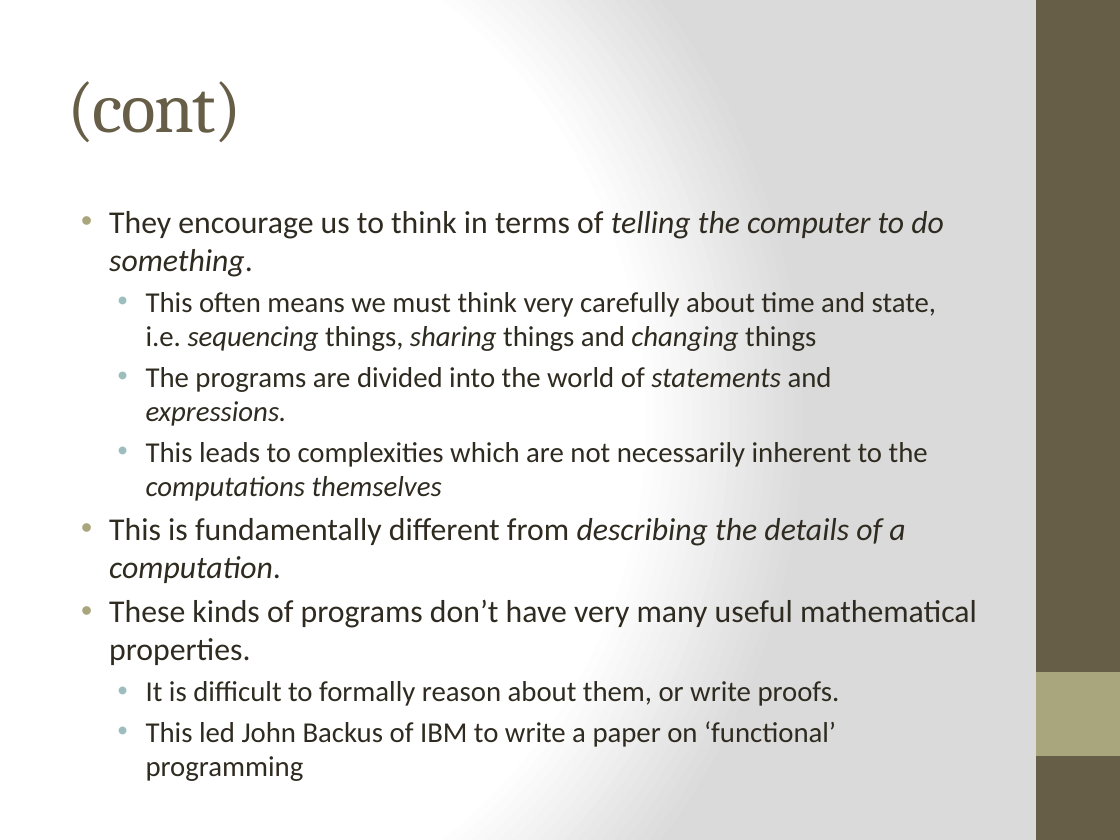
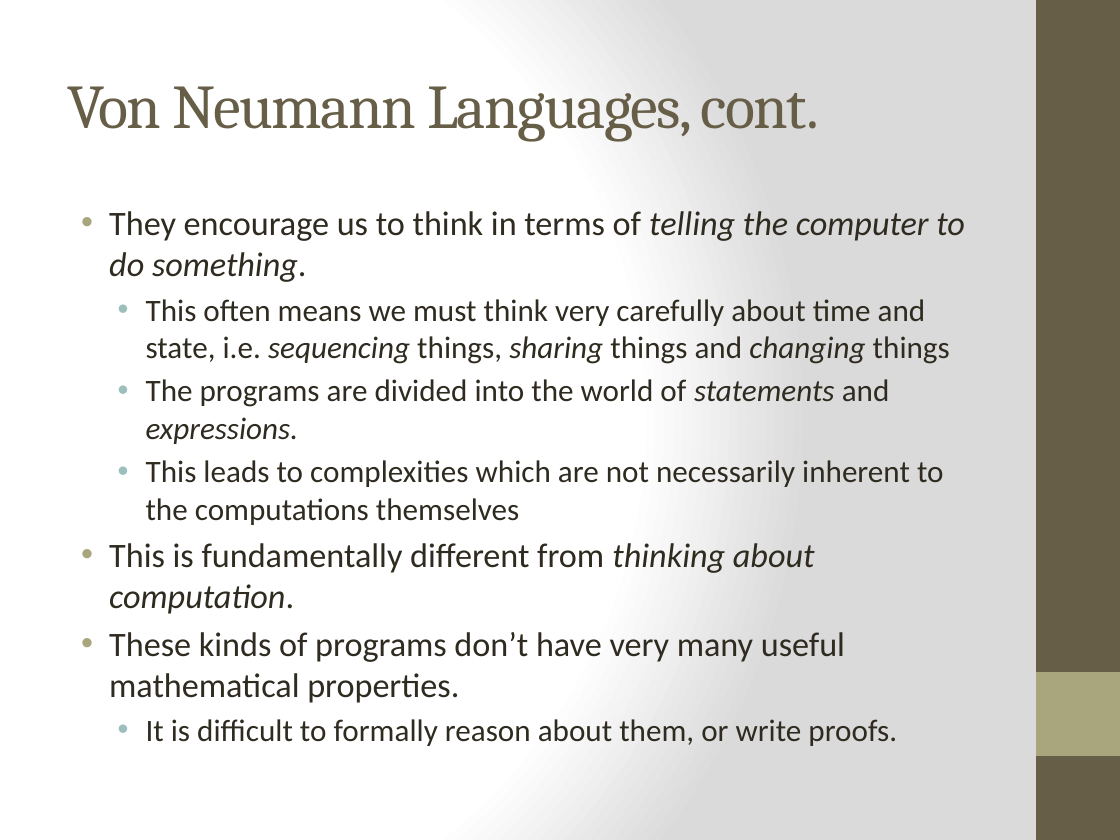
Before and after one commit to bjhartin/FoundationsOfFunctionalProgramming, a slide deck: slide 5 of FoundationsOfFunctionalProgramming.pptx (slide 4 before the commit). Drawn at 1120x840 pixels with LibreOffice and Linux fonts; fonts in the diff are those of the drawing. Boxes give left, top, right and bottom in pixels: in the first picture for what was removed or moved away, otherwise in the second. Text is boxed around its words. In the diff, an @@ line names an element or a change of style, - is before the commit and + after.

```diff
--- a/FoundationsOfFunctionalProgramming.pptx
+++ b/FoundationsOfFunctionalProgramming.pptx
@@ title at box(67, 86, 819, 142): text changed; size 46 to 40 pt @@
-(cont)
+Von Neumann Languages, cont.
@@ text at box(109, 211, 965, 746): size 20.4 to 22 pt in "They encourage us to think in terms ...", "These kinds of programs don’t have very ..."; size 18.5 to 20 pt in "This often means we must think very ...", "The programs are divided into the world ...", "This leads to complexities which are not ...", "It is difficult to formally reason about ..."; italic off in "computations themselves" @@
@@ text at box(109, 543, 815, 614): text changed; size 20.4 to 22 pt; italic off @@
-• This is fundamentally different from describing the details of a computation.
+• This is fundamentally different from thinking about computation.
@@ text at box(146, 721, 836, 781): paragraph removed @@
-  • This led John Backus of IBM to write a paper on ‘functional’ programming
```
Also in this commit, not shown: 8 other slides changed, 9 slides added, 2 slides removed, 5 other files.
